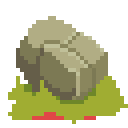
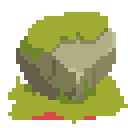
The second 128 × 128 image is a revision of the first. Changes to its layers:
added layer "Layer 2 copy" above "Layer 2" over bbox(16, 12, 116, 100)
hid "Layer 2" over bbox(16, 16, 108, 100)
painted on "Color Fill 4" over bbox(84, 80, 88, 88)
